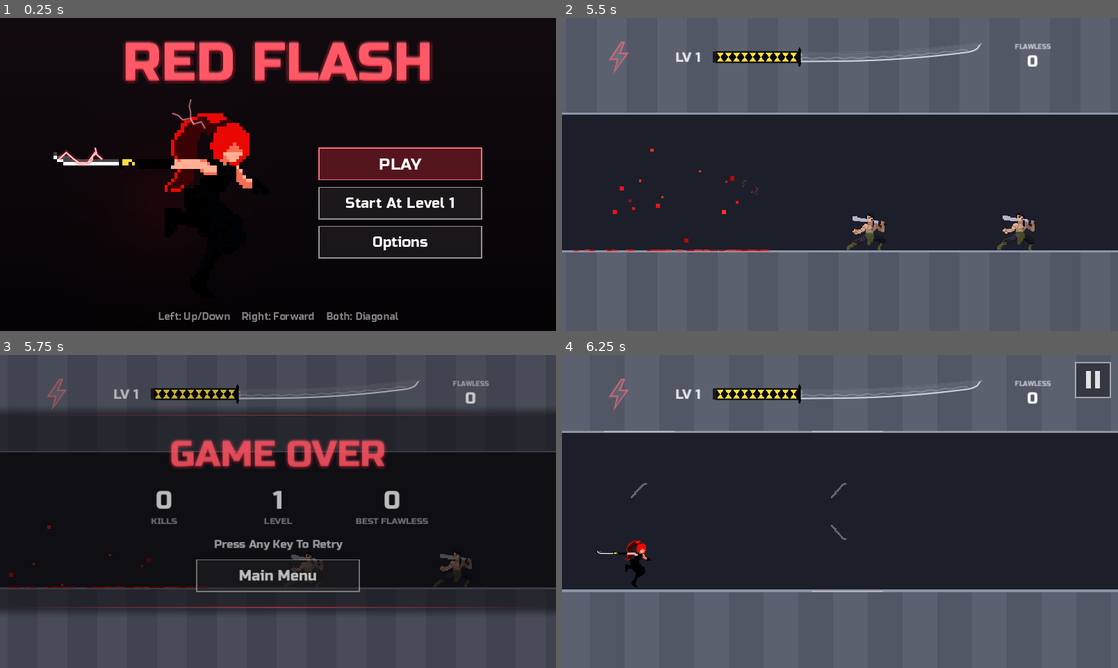
Above: before the commit, frames 1-4 (two rows, left to right).
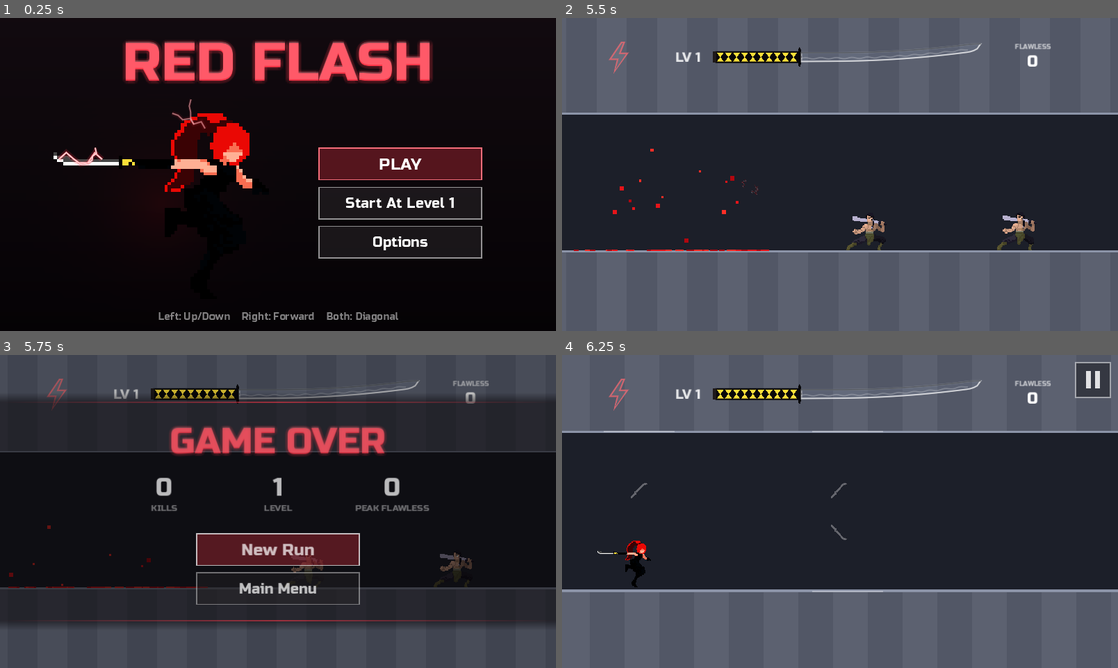
Above: after the commit, the same moments.

Repository: fredsbreads/game-off
Game: Godot game, scene res://scenes/main.tscn
The game is run twice, just before and just after one commit, with the same random seed, the same clock (stepped at 60 frames per second) and the same inputs. Sound files missing from this copy of the repository are replaced by a short silence.
Inputs (mouse positions are in pixels of both pictures, inside the frame that each line leads up to):
- Up to frame 1 (0.25 s): no input
- Up to frame 2 (5.5 s): tap Enter at 0.5, 0.8, 1.35, 5.3 s; move the mouse to (812, 237) at 0.52 s; hold Shift 0.53-1.28 s; hold K (tp_forward) 0.53-2.03 s; click (812, 237) at 0.67 s; tap Space at 0.77, 1.07, 1.52, 1.82, 3.02, 3.32, 3.77, 3.8, 4.07, 4.35, 4.52, 4.82 s; move the mouse to (1006, 221) at 1.27 s; click (1006, 221) at 1.42 s; tap Keypad Enter at 1.55, 2.1 s; move the mouse to (673, 127) at 2.02 s; hold Left 2.03-3.53 s; click (673, 127) at 2.17 s; tap M at 2.3, 2.85 s; move the mouse to (867, 174) at 2.77 s; click (867, 174) at 2.92 s; tap L at 3.05, 3.6 s; move the mouse to (756, 96) at 3.52 s; hold Down 3.53-4.28 s; click (756, 96) at 3.67 s; tap P (pause) at 4.15 s; move the mouse to (962, 158) at 4.27 s; hold Right 4.28-5.03 s; click (962, 158) at 4.42 s; tap Shift at 4.55 s; move the mouse to (728, 190) at 5.02 s; hold K (tp_forward) from 5.03 s (still down); hold J (tp_vertical) from 5.03 s (still down); click (728, 190) at 5.17 s
- Up to frame 3 (5.75 s): keep holding K (tp_forward); keep holding J (tp_vertical)
- Up to frame 4 (6.25 s): move the mouse to (895, 442) at 5.77 s; release K (tp_forward) at 5.78 s; release J (tp_vertical) at 5.78 s; hold Right from 5.78 s (still down); tap Shift at 5.85 s; click (895, 442) at 5.92 s; tap Space at 6.02 s; tap Keypad Enter at 6.05 s

Frames 1-2 are identical in both runs. In frame 3, 16% of the frame differs, in the area x 0-100%, y 12-87%; in frame 4, nothing differs.

Commit message:
Game over on a computer: New Run and Main Menu buttons; 'Peak Flawless'
On a computer the game-over screen has buttons only: New Run (red, picked
first) over Main Menu. Up/Down pick; Left/Right, the teleport keys (A, D,
J, K, the Shifts), Enter or Space press; a click presses the button under
it; M still goes to the main menu. Other keys and clicks do nothing.
Touch screens keep tap-to-retry. The stat reads Peak Flawless.

Diff:
--- a/scripts/hud.gd
+++ b/scripts/hud.gd
@@ -51,6 +51,10 @@
 var _over_stats: Array = []     # [[value, label], ...] on the game-over screen
 var _over_hint := ""
 var _over_t := 0.0              # seconds the game-over screen has shown
+## On a computer the game-over screen has buttons only: New Run (picked
+## first) over Main Menu. (On touch screens a tap anywhere starts a new run.)
+var _retry_button: Control
+var _over_sel := 0             # 0 = New Run, 1 = Main Menu
 var _flip_button: Control
 const FLIP_BUTTON_SIZE := Vector2(300, 58)   # (as the title screen's buttons)
 const BAND_PAD := 30.0
@@ -173,6 +177,12 @@
 	_menu_button.visible = false
 	_menu_button.draw.connect(_draw_menu_button)
 	add_child(_menu_button)
+	_retry_button = Control.new()
+	_retry_button.mouse_filter = Control.MOUSE_FILTER_IGNORE
+	_retry_button.size = FLIP_BUTTON_SIZE
+	_retry_button.visible = false
+	_retry_button.draw.connect(func() -> void: _draw_menu_style_button(_retry_button, "New Run", true, _over_sel == 0))
+	add_child(_retry_button)
 
 	auto_overlay = AutoOverlay.new()
 	add_child(auto_overlay)
@@ -228,13 +238,16 @@
 	var col := shown.size() * FLIP_BUTTON_SIZE.y + maxf(shown.size() - 1, 0) * gap
 	var bx := (view.x - FLIP_BUTTON_SIZE.x) / 2.0
 	if _backdrop_mode == "over":
-		var h := OVER_TITLE_H + OVER_STATS_H + OVER_HINT_H + FLIP_BUTTON_SIZE.y
+		var buttons_h := FLIP_BUTTON_SIZE.y if is_touch() else FLIP_BUTTON_SIZE.y * 2.0 + gap
+		var h := OVER_TITLE_H + OVER_STATS_H + (OVER_HINT_H if is_touch() else 24.0) + buttons_h
 		_band = Rect2(0, (view.y - h) / 2.0 - BAND_PAD, view.x, h + BAND_PAD * 2.0)
 		_menu_button.position = Vector2(bx, _band.end.y - BAND_PAD - FLIP_BUTTON_SIZE.y)
+		_retry_button.position = _menu_button.position - Vector2(0, FLIP_BUTTON_SIZE.y + gap)
 		if _pause_dim.visible:
 			_over_t += delta
 			_pause_dim.queue_redraw()
 			_menu_button.modulate.a = _over_fade()
+			_retry_button.modulate.a = _over_fade()
 	else:
 		_band = Rect2(0, (view.y - PAUSE_TITLE_H - col) / 2.0 - BAND_PAD, view.x, PAUSE_TITLE_H + col + BAND_PAD * 2.0)
 		var y := _band.position.y + BAND_PAD + PAUSE_TITLE_H
@@ -363,7 +376,7 @@
 	if not SHOW_SCORE_UI:
 		lines += "Kills  %d\n" % stats["kills"]
 		lines += "Level Reached  %d\n" % stats["level"]
-		lines += "Best Flawless Streak  %d\n" % stats["best_sweep"]
+		lines += "Peak Flawless Streak  %d\n" % stats["best_sweep"]
 	if SHOW_SCORE_UI:
 		lines += "Kills  %d      Best chain  x%d\n\n" % [stats["kills"], stats["best_chain"]]
 		lines += "Score  %d\n" % stats["score"]
@@ -375,8 +388,11 @@
 		_message.text = lines
 		_message.visible = true
 		return
-	_over_stats = [[stats["kills"], "KILLS"], [stats["level"], "LEVEL"], [stats["best_sweep"], "BEST FLAWLESS"]]
-	_over_hint = "Tap To Retry" if is_touch() else "Press Any Key To Retry"
+	_over_stats = [[stats["kills"], "KILLS"], [stats["level"], "LEVEL"], [stats["best_sweep"], "PEAK FLAWLESS"]]
+	_over_hint = "Tap To Retry" if is_touch() else ""
+	_over_sel = 0
+	_retry_button.visible = not is_touch()
+	_redraw_over_buttons()
 	_backdrop_mode = "over"
 	_over_t = 0.0
 	_pause_dim.visible = true
@@ -388,7 +404,32 @@
 
 
 func _draw_menu_button() -> void:
-	_draw_menu_style_button(_menu_button, "Main Menu", false, false)
+	_draw_menu_style_button(_menu_button, "Main Menu", false, not is_touch() and _retry_button.visible and _over_sel == 1)
+
+
+## The game-over screen's buttons (computer): Up/Down.
+func over_move(dir: int) -> void:
+	_over_sel = posmod(_over_sel + dir, 2)
+	_redraw_over_buttons()
+
+
+## What the picked game-over button does: "retry" or "menu".
+func over_selected() -> String:
+	return "retry" if _over_sel == 0 else "menu"
+
+
+## The game-over button under a click, or "".
+func over_button_at(pos: Vector2) -> String:
+	if _retry_button.visible and _retry_button.get_rect().grow(10.0).has_point(pos):
+		return "retry"
+	if menu_button_contains(pos):
+		return "menu"
+	return ""
+
+
+func _redraw_over_buttons() -> void:
+	_retry_button.queue_redraw()
+	_menu_button.queue_redraw()
 
 
 ## A button as the title screen draws them; `primary` = red (as its PLAY).
@@ -452,7 +493,9 @@
 		if i > 0:   # thin dividers between them
 			var dx := x0 + col_w * i
 			c.draw_line(Vector2(dx, sy + 10.0), Vector2(dx, sy + 78.0), Color(1, 1, 1, 0.15 * a), 1.0)
-	# "Press any key to retry", breathing.
+	if _over_hint == "":
+		return
+	# "Tap to retry", breathing.
 	var hy := sy + OVER_STATS_H + 26.0
 	var hw := font.get_string_size(_over_hint, HORIZONTAL_ALIGNMENT_LEFT, -1, 20).x
 	var breathe := 0.6 + 0.3 * sin(_over_t * 3.0)
@@ -581,6 +624,7 @@
 
 func hide_message() -> void:
 	_message.visible = false
+	_retry_button.visible = false
 	if _backdrop_mode == "over":
 		_pause_dim.visible = false
 	_menu_button.visible = false
--- a/scripts/main.gd
+++ b/scripts/main.gd
@@ -463,6 +463,26 @@
 				_start_music()   # (so its volume can be heard while it's set)
 				hud.open_options(false)
 		return
+	if state == State.OVER and not Hud.is_touch() and (event is InputEventKey or event is InputEventMouseButton):
+		# The game-over screen on a computer: buttons only (New Run, picked
+		# first, over Main Menu). Up/Down pick; Left/Right, the teleport keys,
+		# Enter or Space press; a click presses the button under it.
+		get_viewport().set_input_as_handled()
+		var pick := ""
+		if event is InputEventKey:
+			var code: int = event.physical_keycode if event.physical_keycode != 0 else event.keycode
+			match code:
+				KEY_UP, KEY_W: hud.over_move(-1)
+				KEY_DOWN, KEY_S: hud.over_move(1)
+				KEY_LEFT, KEY_RIGHT, KEY_A, KEY_D, KEY_J, KEY_K, KEY_SHIFT, KEY_ENTER, KEY_KP_ENTER, KEY_SPACE: pick = hud.over_selected()
+				KEY_M: pick = "menu"
+		elif event.button_index == MOUSE_BUTTON_LEFT:
+			pick = hud.over_button_at(_screen_pos(event))
+		if pick != "" and _state_time >= RETRY_DELAY:
+			if pick == "retry":
+				_retry = true
+			get_tree().reload_current_scene()
+		return
 	if state == State.OVER and _state_time >= RETRY_DELAY and (_is_menu_key(event) \
 			or ((event is InputEventScreenTouch or event is InputEventMouseButton) and hud.menu_button_contains(_screen_pos(event)))):
 		get_viewport().set_input_as_handled()
